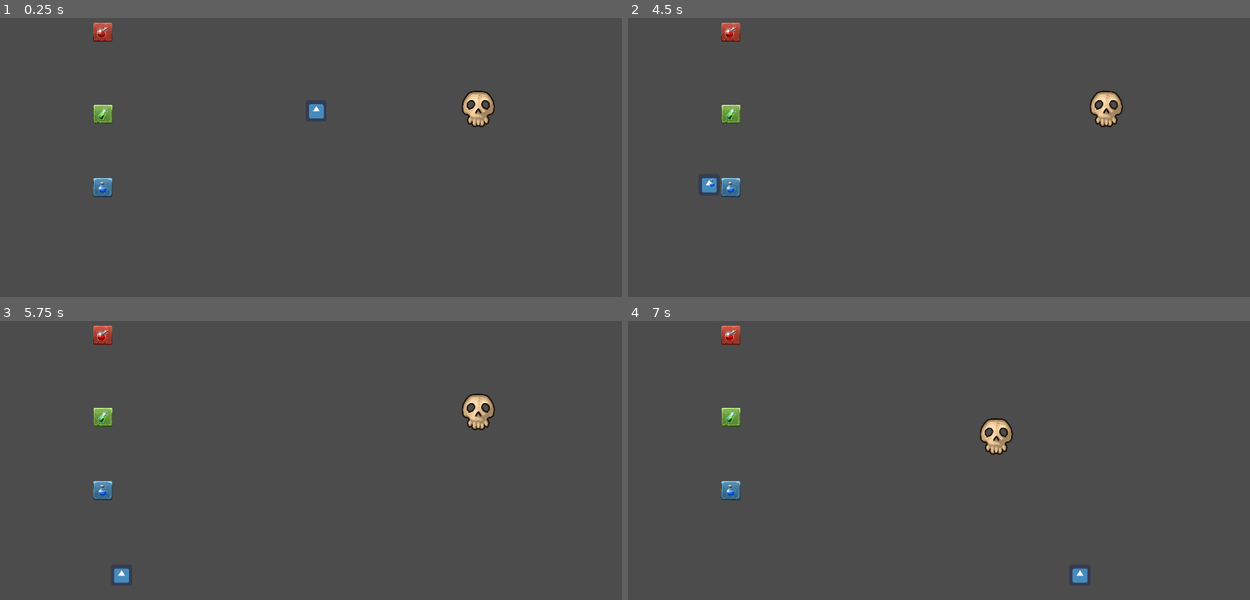
Above: before the commit, frames 1-4 (two rows, left to right).
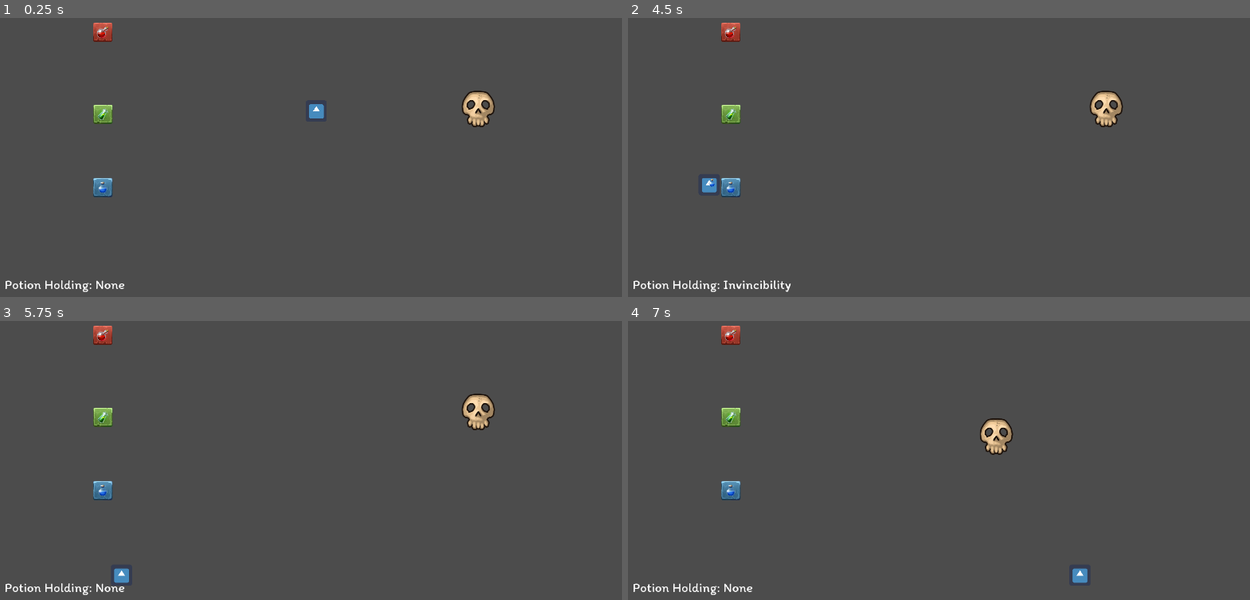
Above: after the commit, the same moments.

Repository: pedrolobo-abertay/CMP302_final_project
Game: Godot game, scene res://Level.tscn
Same seed, same stepped clock (60 frames per second), same inputs: the game is played once before the commit and once after it. The engine's default icon, where the game draws it, is replaced by a stand-in: a white triangle on a blue panel in a dark square.
Inputs (mouse positions are in pixels of both pictures, inside the frame that each line leads up to):
- Up to frame 1 (0.25 s): no input
- Up to frame 2 (4.5 s): tap Enter at 0.5 s; move the mouse to (914, 190) at 0.52 s; hold Right mouse button (drink) 0.53-1.28 s; hold D (move_right) 0.53-2.03 s; click (914, 190) at 0.8 s; move the mouse to (1131, 174) at 1.27 s; click (1131, 174) at 1.35 s; right-click (1131, 174) at 1.55 s; move the mouse to (752, 65) at 2.02 s; hold Space (dash) 2.03-2.78 s; hold A (move_left) 2.03-4.28 s; click (752, 65) at 2.3 s; move the mouse to (976, 118) at 2.77 s; right-click (976, 118) at 2.85 s; move the mouse to (845, 29) at 3.52 s; hold S (move_bot) 3.53-4.28 s; click (845, 29) at 3.8 s; move the mouse to (1082, 101) at 4.27 s; hold D (move_right) from 4.28 s (still down); tap W (move_top) at 4.35 s
- Up to frame 3 (5.75 s): keep holding D (move_right); right-click (454, 404) at 4.55 s; move the mouse to (186, 440) at 5.02 s; press the mouse at (186, 440) at 5.03 s
- Up to frame 4 (7 s): keep holding D (move_right); move the mouse to (1007, 343) at 5.77 s; release the mouse at (1007, 343) at 5.78 s; tap 1 (toggle_enemy) at 5.85 s; right-click (1007, 343) at 6.05 s; move the mouse to (914, 493) at 6.52 s; hold Right mouse button (drink) from 6.53 s (still down); click (914, 493) at 6.8 s

The runs differ from the first frame. In frame 1, 0.3% of the frame differs, in the area x 0-20%, y 94-99%; in frame 2, 0.3%, in the area x 0-27%, y 94-99%; in frame 3, 0.3%; in frame 4, 0.3%.

Commit message:
started UI

Diff:
--- a/game/Level.gd
+++ b/game/Level.gd
@@ -37,10 +37,12 @@
 
 
 func throw(direction, target_position):
+	$UI.change_potion("None")
 	potion_holding.throw(direction, target_position)
 	potion_holding = null
 
 func drink():
+	$UI.change_potion("None")
 	potion_holding.drink()
 	potion_holding = null
 
@@ -49,6 +51,9 @@
 		return
 	elif potion_holding:
 		potion_holding.queue_free()
+
+	$UI.change_potion(type)
+
 	var path_potion = PATHPOTION+type+".tscn"
 	potion_holding = load(path_potion).instance()
 	$Potions.add_child(potion_holding)
--- a/game/Level.tscn
+++ b/game/Level.tscn
@@ -1,9 +1,10 @@
-[gd_scene load_steps=6 format=2]
+[gd_scene load_steps=7 format=2]
 
 [ext_resource path="res://Arena.tscn" type="PackedScene" id=1]
 [ext_resource path="res://Player.tscn" type="PackedScene" id=2]
 [ext_resource path="res://Enemy.tscn" type="PackedScene" id=3]
 [ext_resource path="res://Level.gd" type="Script" id=4]
+[ext_resource path="res://UI.tscn" type="PackedScene" id=5]
 [ext_resource path="res://PotionSpawn.tscn" type="PackedScene" id=6]
 
 [node name="Level" type="Node2D"]
@@ -38,6 +39,8 @@
 [node name="Explosions" type="Node" parent="."]
 
 [node name="Barriers" type="Node" parent="."]
+
+[node name="UI" parent="." instance=ExtResource( 5 )]
 [connection signal="get_potion" from="PotionsSpawns/PotionSpawn" to="." method="_on_PotionSpawn_get_potion"]
 [connection signal="get_potion" from="PotionsSpawns/PotionSpawn4" to="." method="_on_PotionSpawn_get_potion"]
 [connection signal="get_potion" from="PotionsSpawns/PotionSpawn2" to="." method="_on_PotionSpawn_get_potion"]
--- /dev/null
+++ b/game/UI.gd
@@ -0,0 +1,7 @@
+extends CanvasLayer
+
+func _ready():
+	pass
+
+func change_potion(potion):
+	$WhichPotion.text = "Potion Holding: " + potion
--- /dev/null
+++ b/game/UI.tscn
@@ -0,0 +1,22 @@
+[gd_scene load_steps=4 format=2]
+
+[ext_resource path="res://UI.gd" type="Script" id=1]
+[ext_resource path="res://Assets/Itim-Regular.ttf" type="DynamicFontData" id=2]
+
+[sub_resource type="DynamicFont" id=1]
+size = 40
+font_data = ExtResource( 2 )
+
+[node name="UI" type="CanvasLayer"]
+script = ExtResource( 1 )
+
+[node name="WhichPotion" type="Label" parent="."]
+margin_left = 23.4166
+margin_top = 1013.47
+margin_right = 294.417
+margin_bottom = 1062.47
+custom_fonts/font = SubResource( 1 )
+text = "Potion Holding: None"
+__meta__ = {
+"_edit_use_anchors_": false
+}
Binary file added: game/Assets/Itim-Regular.ttf
Not shown, added: game/Assets/OFL.txt
